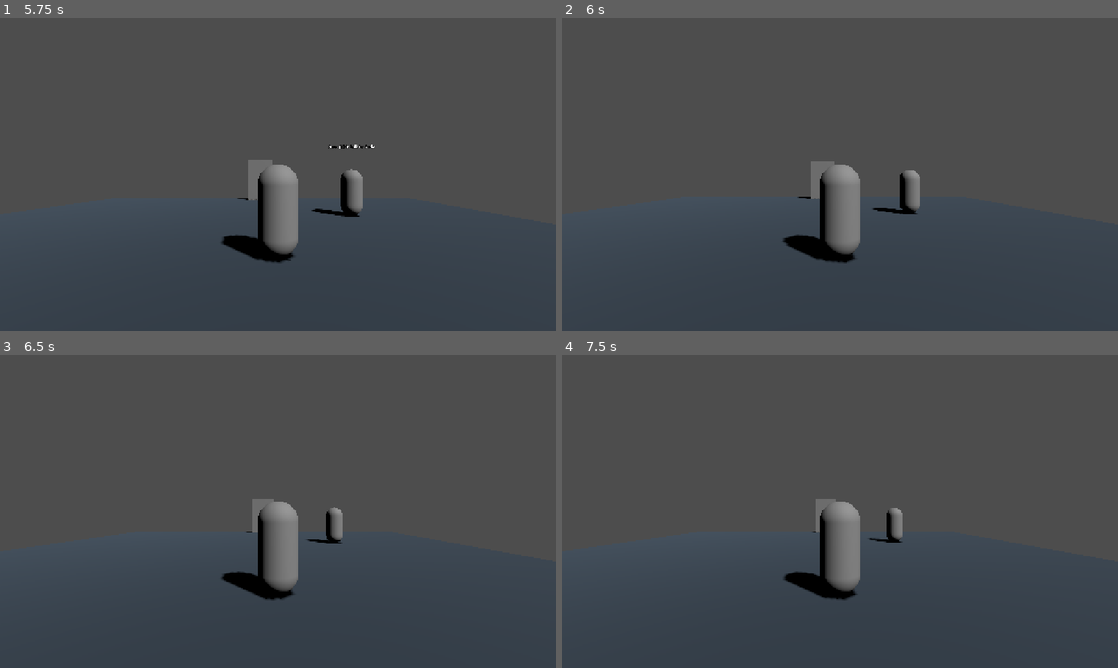
Above: before the commit, frames 1-4 (two rows, left to right).
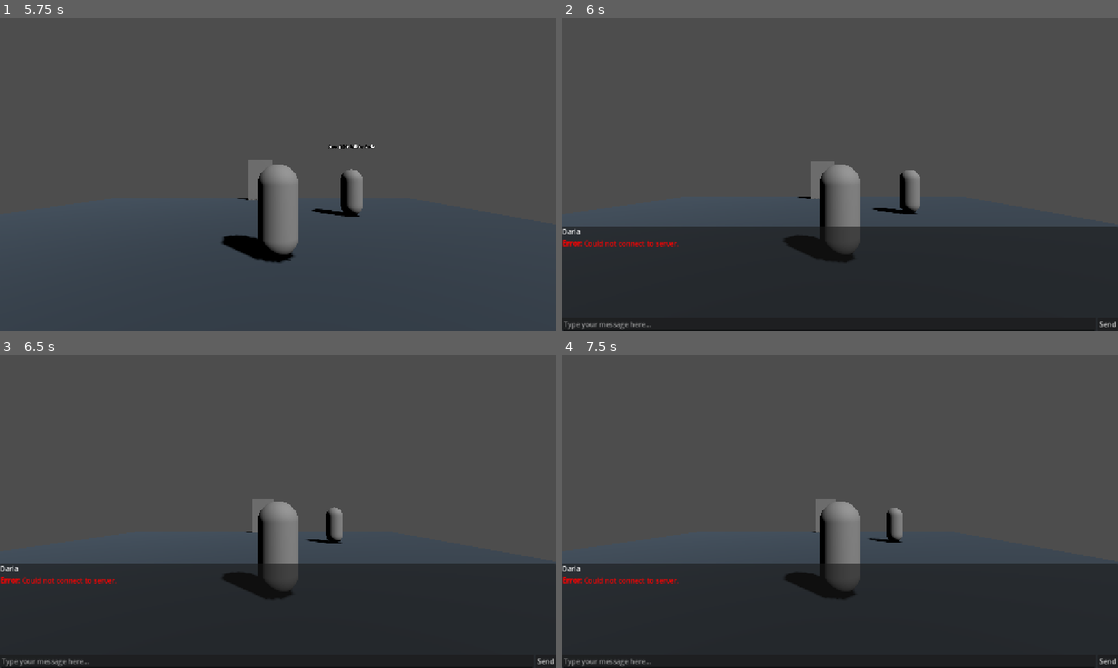
Above: after the commit, the same moments.

Repository: ahmad-ovh/THRESHOLD
Game: Godot game, scene res://scenes/main_menu/MainMenu.tscn
The game is run twice, just before and just after one commit, with the same random seed, the same clock (stepped at 60 frames per second) and the same inputs.
Inputs (mouse positions are in pixels of both pictures, inside the frame that each line leads up to):
- Up to frame 1 (5.75 s): click "Start Game" at 0.5 s; move the mouse to (400, 158) at 1.27 s; hold D (move_right) 1.28-2 s; hold E (interact) 1.28-2 s; click (400, 158) at 1.42 s; drag from (166, 190) to (250, 237) at 2.02 s; tap Enter at 2.75 s; move the mouse to (333, 105) at 2.77 s; hold D (move_right) 2.78-3.5 s; hold J (toggle_journal) 2.78-3.5 s; drag from (250, 237) to (111, 127) at 3.52 s; tap Space at 4.25 s; move the mouse to (444, 221) at 4.27 s; hold A (move_left) 4.28-5 s; hold Shift (sprint) 4.28-5 s; drag from (111, 127) to (194, 96) at 5.02 s
- Up to frame 2 (6 s): tap Enter at 5.75 s; move the mouse to (867, 174) at 5.77 s; hold S (move_backward) from 5.78 s (still down); hold E (interact) from 5.78 s (still down); click (867, 174) at 5.92 s
- Up to frame 3 (6.5 s): keep holding S (move_backward); keep holding E (interact)
- Up to frame 4 (7.5 s): release S (move_backward) at 6.5 s; release E (interact) at 6.5 s; click (1106, 661) at 6.5 s, where only the run after the commit has a clickable "Send"; tap Space at 7.25 s; drag from (756, 433) to (728, 527) at 7.27 s

Frame 1 is identical in both runs. In frame 2, 33% of the frame differs, in the area x 0-100%, y 66-100%; in frame 3, 33%; in frame 4, 33%.

Commit message:
fix: resolve network latency freeze with instant dialogue feedback and animated thinking dots

Diff:
--- a/client/scenes/ui/DialogueUI.gd
+++ b/client/scenes/ui/DialogueUI.gd
@@ -1,46 +1,131 @@
 # res://scenes/ui/DialogueUI.gd
 extends CanvasLayer
 
-@onready var speaker_label: Label = $DialogueBox/VBoxContainer/SpeakerLabel
+@onready var speaker_label: Label = $DialogueBox/VBoxContainer/HeaderContainer/SpeakerLabel
+@onready var loading_label: Label = $DialogueBox/VBoxContainer/HeaderContainer/LoadingLabel
 @onready var dialogue_text: RichTextLabel = $DialogueBox/VBoxContainer/DialogueText
 @onready var message_input: LineEdit = $DialogueBox/VBoxContainer/InputContainer/MessageInput
 @onready var send_button: Button = $DialogueBox/VBoxContainer/InputContainer/SendButton
 
 signal message_submitted(text: String)
 
+var dialogue_history: Array[String] = []
+var active_npc_name: String = ""
+var is_thinking: bool = false
+var thinking_timer: float = 0.0
+var dot_count: int = 1
+
 func _ready() -> void:
 	visible = false
+	loading_label.visible = false
 	send_button.pressed.connect(_on_send_pressed)
 	message_input.text_submitted.connect(_on_text_submitted)
+
+func _process(delta: float) -> void:
+	if is_thinking:
+		thinking_timer += delta
+		if thinking_timer >= 0.35:
+			thinking_timer = 0.0
+			dot_count = (dot_count % 3) + 1
+			var dots = ".".repeat(dot_count)
+			loading_label.text = "💭 Thinking" + dots
+			_update_history_with_thinking(dots)
+
+func show_connecting_state(npc_name: String) -> void:
+	active_npc_name = npc_name.capitalize()
+	speaker_label.text = active_npc_name
+	visible = true
+	dialogue_history.clear()
+	dialogue_text.text = "[color=yellow][i]Approaching " + active_npc_name + "... Connecting to conversation...[/i][/color]"
+	message_input.editable = false
+	send_button.disabled = true
+	loading_label.visible = true
+	loading_label.text = "⏳ Connecting..."
+
+func open_dialogue(npc_name: String, opening_line: String) -> void:
+	active_npc_name = npc_name.capitalize()
+	speaker_label.text = active_npc_name
+	visible = true
+	stop_thinking()
+
+	dialogue_history.clear()
+	var line = "[b]" + active_npc_name + ":[/b] " + opening_line
+	dialogue_history.append(line)
+	dialogue_text.text = line
+
+	message_input.editable = true
+	send_button.disabled = false
+	message_input.placeholder_text = "Type your response here..."
+	message_input.grab_focus()
+
+func append_player_message(text: String) -> void:
+	var player_line = "[b]You:[/b] " + text
+	dialogue_history.append(player_line)
+	_refresh_dialogue_text()
+	start_thinking()
+
+func start_thinking() -> void:
+	is_thinking = true
+	thinking_timer = 0.0
+	dot_count = 1
+	loading_label.visible = true
+	loading_label.text = "💭 Thinking."
+	message_input.editable = false
+	message_input.placeholder_text = active_npc_name + " is thinking..."
+	send_button.disabled = true
+	_update_history_with_thinking(".")
+
+func stop_thinking() -> void:
+	is_thinking = false
+	loading_label.visible = false
+
+func display_reply(text: String) -> void:
+	stop_thinking()
+	var npc_line = "[b]" + active_npc_name + ":[/b] " + text
+	dialogue_history.append(npc_line)
+	_refresh_dialogue_text()
+
+	# Typewriter effect on dialogue text
+	dialogue_text.visible_ratio = 0.0
+	var tween = create_tween()
+	tween.tween_property(dialogue_text, "visible_ratio", 1.0, 1.0)
+
+	message_input.editable = true
+	message_input.placeholder_text = "Type your response here..."
+	send_button.disabled = false
+	message_input.grab_focus()
+
+func display_error(error_msg: String) -> void:
+	stop_thinking()
+	dialogue_history.append("[color=red][b]Error:[/b] " + error_msg + "[/color]")
+	_refresh_dialogue_text()
+	message_input.editable = true
+	send_button.disabled = false
+
+func close_dialogue() -> void:
+	stop_thinking()
+	visible = false
+
+func _refresh_dialogue_text() -> void:
+	dialogue_text.text = "\n\n".join(dialogue_history)
+	await get_tree().process_frame
+	dialogue_text.scroll_to_line(dialogue_text.get_line_count())
+
+func _update_history_with_thinking(dots: String) -> void:
+	var thinking_msg = "[color=gray][i]" + active_npc_name + " is thinking" + dots + "[/i][/color]"
+	var temp_list = dialogue_history.duplicate()
+	temp_list.append(thinking_msg)
+	dialogue_text.text = "\n\n".join(temp_list)
+	dialogue_text.scroll_to_line(dialogue_text.get_line_count())
 
 func _on_text_submitted(_text: String) -> void:
 	_on_send_pressed()
 
-func open_dialogue(npc_name: String, opening_line: String) -> void:
-	speaker_label.text = npc_name
-	visible = true
-	message_input.editable = true
-	send_button.disabled = false
-	display_reply(opening_line)
-
-func display_reply(text: String) -> void:
-	dialogue_text.text = text
-	dialogue_text.visible_ratio = 0.0
-	var tween = create_tween()
-	tween.tween_property(dialogue_text, "visible_ratio", 1.0, 1.2)
-	message_input.editable = true
-	send_button.disabled = false
-
-func set_submitting_state() -> void:
-	message_input.editable = false
-	send_button.disabled = true
-
-func close_dialogue() -> void:
-	visible = false
-
 func _on_send_pressed() -> void:
+	if is_thinking:
+		return
 	var txt = message_input.text.strip_edges()
 	if txt != "":
 		message_input.text = ""
-		set_submitting_state()
+		append_player_message(txt)
 		message_submitted.emit(txt)
--- a/client/scenes/ui/DialogueUI.tscn
+++ b/client/scenes/ui/DialogueUI.tscn
@@ -10,23 +10,32 @@
 anchor_top = 1.0
 anchor_right = 1.0
 anchor_bottom = 1.0
-offset_top = -220.0
+offset_top = -240.0
 grow_horizontal = 2
 grow_vertical = 0
 
 [node name="VBoxContainer" type="VBoxContainer" parent="DialogueBox"]
 layout_mode = 2
 
-[node name="SpeakerLabel" type="Label" parent="DialogueBox/VBoxContainer"]
+[node name="HeaderContainer" type="HBoxContainer" parent="DialogueBox/VBoxContainer"]
 layout_mode = 2
+
+[node name="SpeakerLabel" type="Label" parent="DialogueBox/VBoxContainer/HeaderContainer"]
+layout_mode = 2
+size_flags_horizontal = 3
 text = "NPC Name"
-horizontal_alignment = 0
+
+[node name="LoadingLabel" type="Label" parent="DialogueBox/VBoxContainer/HeaderContainer"]
+visible = false
+layout_mode = 2
+text = "💭 Thinking..."
 
 [node name="DialogueText" type="RichTextLabel" parent="DialogueBox/VBoxContainer"]
-custom_minimum_size = Vector2(0, 100)
+custom_minimum_size = Vector2(0, 120)
 layout_mode = 2
 size_flags_vertical = 3
-text = "Dialogue text lines..."
+bbcode_enabled = true
+text = "Dialogue lines..."
 
 [node name="InputContainer" type="HBoxContainer" parent="DialogueBox/VBoxContainer"]
 layout_mode = 2
--- a/client/singletons/EncounterManager.gd
+++ b/client/singletons/EncounterManager.gd
@@ -13,26 +13,27 @@
 	if player:
 		player.set_physics_process(false)
 
+	# Instantly show Dialogue UI in Connecting mode
+	_ensure_dialogue_ui()
+	dialogue_ui_ref.show_connecting_state(npc_id)
+
+	# Fetch opening line from backend
 	var res = await ApiClient.start_interaction(PlayerStore.player_id, npc_id)
 	if res.has("error"):
+		var detail = res.get("detail", "Could not connect to server.")
+		dialogue_ui_ref.display_error(detail)
 		if player:
 			player.set_physics_process(true)
 		return
 
 	current_state = State.ACTIVE
-
-	# Open Dialogue UI
-	if not dialogue_ui_ref:
-		var ui_scene = preload("res://scenes/ui/DialogueUI.tscn")
-		dialogue_ui_ref = ui_scene.instantiate()
-		get_tree().root.add_child(dialogue_ui_ref)
-		dialogue_ui_ref.message_submitted.connect(_on_player_message_submitted)
-
 	dialogue_ui_ref.open_dialogue(res.get("npc_name", npc_id), res.get("opening_line", ""))
 
 func _on_player_message_submitted(text: String) -> void:
 	var res = await ApiClient.send_message(PlayerStore.player_id, active_npc_id, text)
 	if res.has("error"):
+		var detail = res.get("detail", "Failed to send message.")
+		dialogue_ui_ref.display_error(detail)
 		return
 
 	dialogue_ui_ref.display_reply(res.get("npc_reply", ""))
@@ -64,3 +65,10 @@
 		player.set_physics_process(true)
 
 	current_state = State.LOBBY
+
+func _ensure_dialogue_ui() -> void:
+	if not dialogue_ui_ref:
+		var ui_scene = preload("res://scenes/ui/DialogueUI.tscn")
+		dialogue_ui_ref = ui_scene.instantiate()
+		get_tree().root.add_child(dialogue_ui_ref)
+		dialogue_ui_ref.message_submitted.connect(_on_player_message_submitted)
